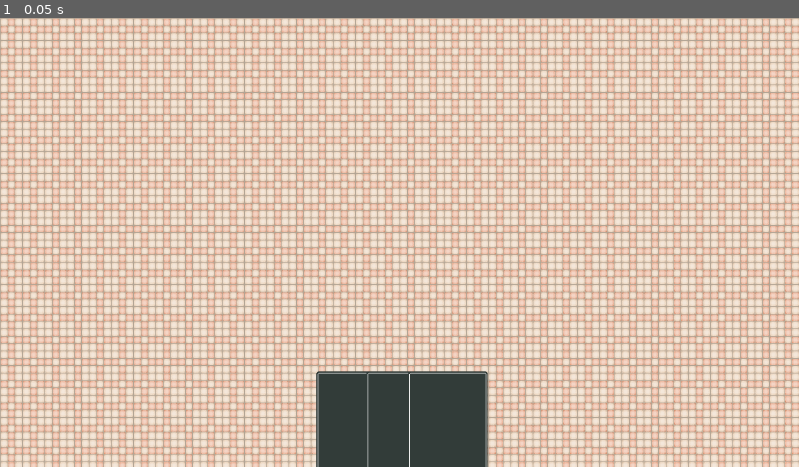
Above: before the commit, frame 1.
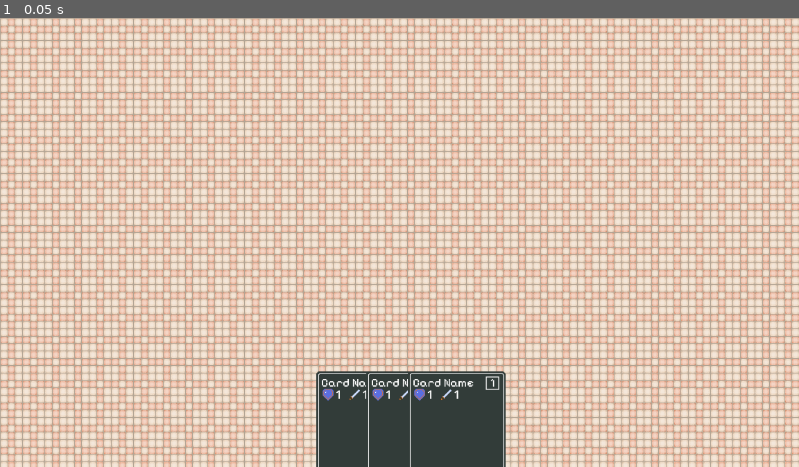
Above: after the commit, the same moment.

Repository: Degenerate-Games/Infestation
Game: Godot game, scene res://scenes/levels/5starkitchen.tscn
The game is run twice, just before and just after one commit, with the same random seed, the same clock (stepped at 60 frames per second) and the same inputs.
Inputs:
- Up to frame 1 (0.05 s): no input

The runs differ from the first frame. In frame 1, 1.1% of the frame differs, in the area x 39-64%, y 78-100%.

Commit message:
Add card scene

Diff:
--- a/scenes/card.tscn
+++ b/scenes/card.tscn
@@ -1,11 +1,92 @@
-[gd_scene load_steps=2 format=3 uid="uid://dr68m8ihkigac"]
+[gd_scene load_steps=8 format=3 uid="uid://dr68m8ihkigac"]
 
 [ext_resource type="Texture2D" uid="uid://y5n6qje8qq1a" path="res://resources/textures/cards/background.png" id="1_6rysh"]
+[ext_resource type="FontFile" uid="uid://dgrqljiryxl0j" path="res://resources/fonts/PixelifySans-VariableFont_wght.ttf" id="2_8onjp"]
+[ext_resource type="Texture2D" uid="uid://dsqi4dtgvbhb6" path="res://resources/textures/cards/borders/prestige.png" id="3_wgwrp"]
+[ext_resource type="Texture2D" uid="uid://0veayrt4iv8c" path="res://resources/textures/cards/decorations/shield.png" id="4_jeut3"]
+[ext_resource type="Texture2D" uid="uid://od56iwy3sabo" path="res://resources/textures/cards/decorations/sword.png" id="5_f30ve"]
+[ext_resource type="Texture2D" uid="uid://d1v7flfq6ceme" path="res://resources/textures/cards/decorations/parchment.png" id="6_t66lv"]
+
+[sub_resource type="AtlasTexture" id="AtlasTexture_ieuhq"]
+atlas = ExtResource("3_wgwrp")
+region = Rect2(0, 0, 16, 16)
 
 [node name="Card" type="Node2D"]
-scale = Vector2(0.45, 0.45)
+scale = Vector2(0.55, 0.55)
 
 [node name="CardBackground" type="TextureRect" parent="."]
 offset_right = 224.0
 offset_bottom = 276.0
 texture = ExtResource("1_6rysh")
+
+[node name="CardName" type="Label" parent="."]
+offset_left = 13.0
+offset_top = 11.0
+offset_right = 145.0
+offset_bottom = 47.0
+theme_override_fonts/font = ExtResource("2_8onjp")
+theme_override_font_sizes/font_size = 31
+text = "Card Name"
+
+[node name="Level" type="Label" parent="."]
+offset_left = 202.0
+offset_top = 11.0
+offset_right = 242.0
+offset_bottom = 50.0
+theme_override_fonts/font = ExtResource("2_8onjp")
+theme_override_font_sizes/font_size = 30
+text = "1"
+horizontal_alignment = 1
+vertical_alignment = 1
+
+[node name="PrestigeLabel" type="TextureRect" parent="."]
+offset_left = 202.222
+offset_top = 11.1111
+offset_right = 242.222
+offset_bottom = 51.1111
+texture = SubResource("AtlasTexture_ieuhq")
+
+[node name="Shield" type="TextureRect" parent="."]
+offset_left = 14.5455
+offset_top = 45.4545
+offset_right = 46.5455
+offset_bottom = 77.4545
+texture = ExtResource("4_jeut3")
+expand_mode = 1
+stretch_mode = 2
+
+[node name="Defense" type="Label" parent="Shield"]
+layout_mode = 0
+offset_left = 35.0
+offset_top = -7.0
+offset_right = 53.0
+offset_bottom = 37.0
+theme_override_font_sizes/font_size = 31
+text = "1"
+vertical_alignment = 1
+
+[node name="Sword" type="TextureRect" parent="."]
+offset_left = 85.4545
+offset_top = 45.4545
+offset_right = 117.455
+offset_bottom = 77.4545
+texture = ExtResource("5_f30ve")
+expand_mode = 1
+stretch_mode = 2
+
+[node name="Attack" type="Label" parent="Sword"]
+layout_mode = 0
+offset_left = 35.0
+offset_top = -7.0
+offset_right = 53.0
+offset_bottom = 37.0
+theme_override_font_sizes/font_size = 31
+text = "1"
+vertical_alignment = 1
+
+[node name="TextureRect" type="TextureRect" parent="."]
+offset_left = 7.27273
+offset_top = 243.636
+offset_right = 252.273
+offset_bottom = 343.636
+texture = ExtResource("6_t66lv")
